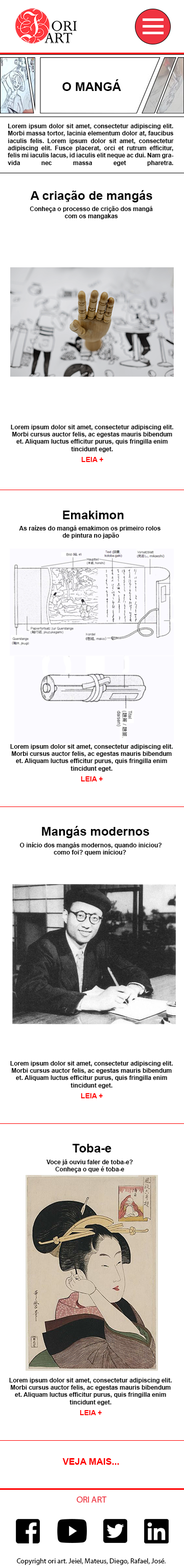
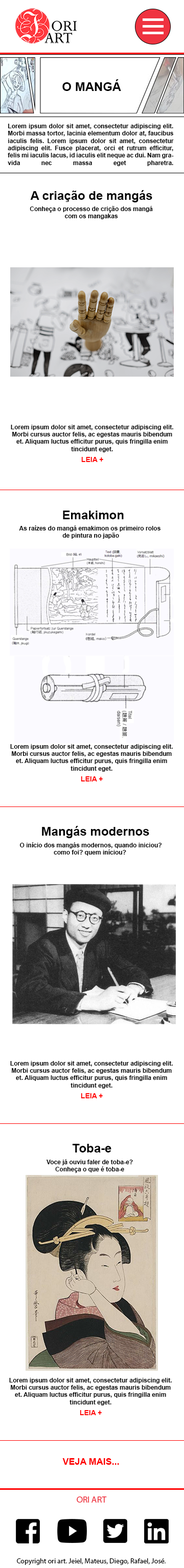
Comparing the layer stacks of the two 184 × 1568 images. Changes:
painted on "A criação de mangás" over [54, 190, 153, 203]
painted on "Mangás modernos" over [73, 825, 150, 836]
